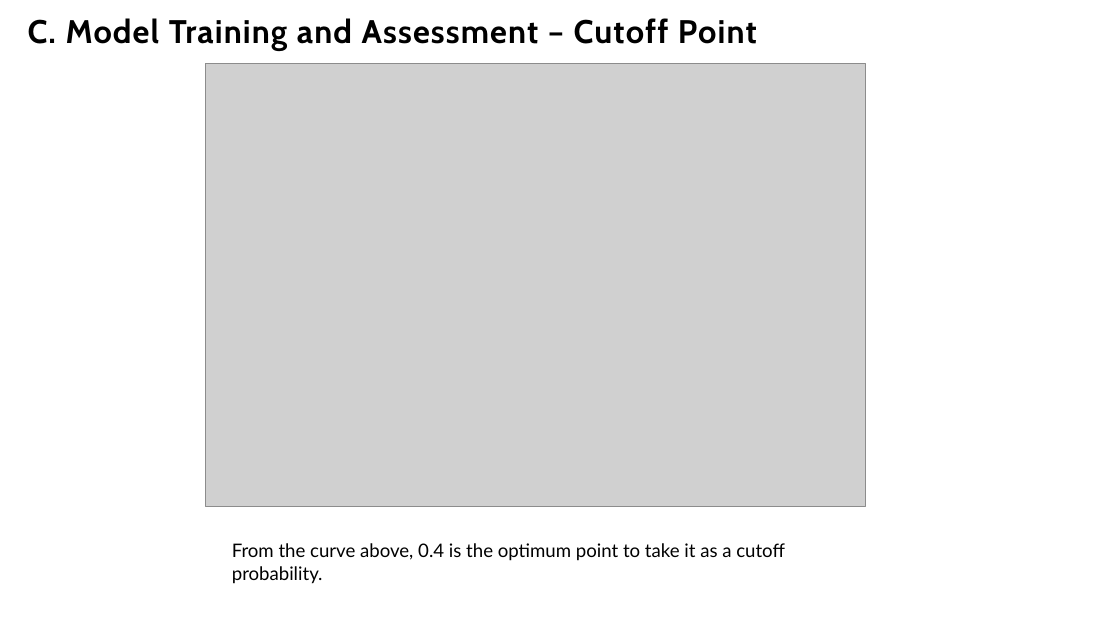
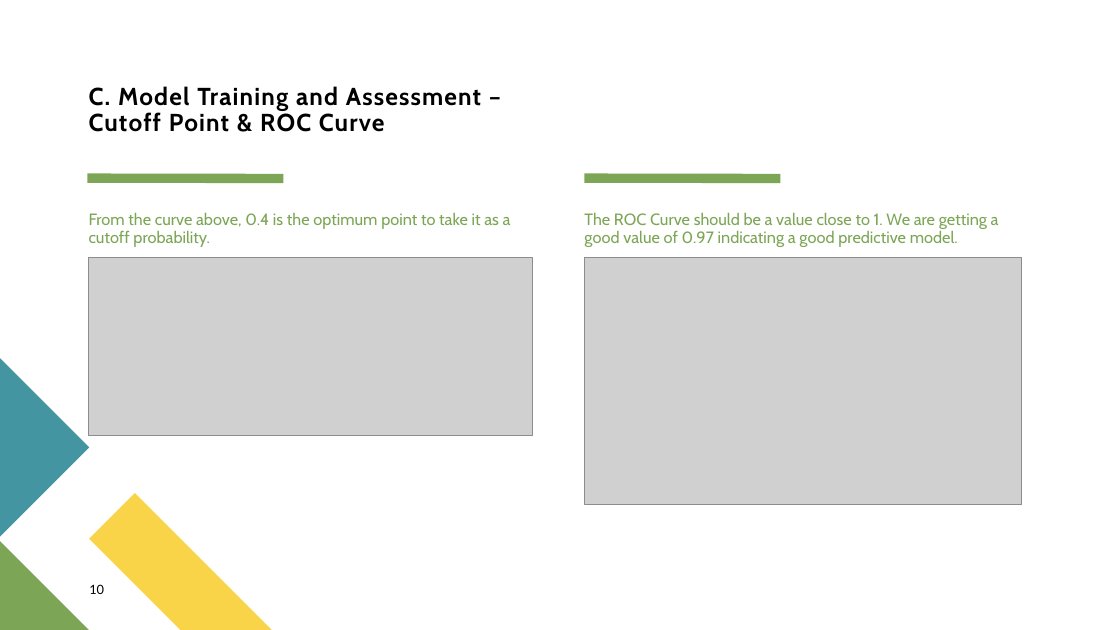
Before and after one commit to AJAnujsharma/LeadScoringCaseStudy, a slide deck: slide 10 of Lead Score Assignment.pptx (slide 9 before the commit). Drawn at 1120x630 pixels with LibreOffice and Linux fonts; fonts in the diff are those of the drawing; grey boxes stand for pictures. Boxes give left, top, right and bottom in pixels: in the first picture for what was removed or moved away, otherwise in the second. Text is boxed around its words. In the diff, an @@ line names an element or a change of style, - is before the commit and + after.

```diff
--- a/Lead Score Assignment.pptx
+++ b/Lead Score Assignment.pptx
@@ title at [89, 86, 481, 132]: text changed; size 28 to 21 pt @@
-C. Model Training and Assessment – Cutoff Point
+C. Model Training and Assessment – Cutoff Point & ROC Curve
@@ line added from (87, 178) to (284, 178), #7CA655 8 pt @@
@@ line added from (585, 178) to (781, 178), #7CA655 8 pt @@
@@ text "From the curve above, 0.4 ...": place and size @@
-text "From the curve above, 0.4 ..." at [232, 543, 785, 561]
+text "From the curve above, 0.4 ..." at [89, 212, 511, 247]
@@ text "From the curve above, 0.4 ..." at [89, 212, 511, 247]: size 16 to 14 pt, font Lato to Cabin, text colour #000000 to #7CA655; line spacing 1 to 0.9; more space between paragraphs @@
@@ text added at [584, 212, 999, 247], 14 pt, text #7CA655 @@
+The ROC Curve should be a value close to 1. We are getting a good value of 0.97 indicating a good predictive model.
@@ picture: place and size @@
-picture at [206, 64, 865, 507]
+picture at [88, 257, 532, 435]
@@ picture added at [585, 257, 1022, 504] @@
@@ freeform shape added at [0, 359, 89, 537], fill #4495A2 @@
@@ freeform shape added at [89, 493, 271, 630], fill #F9D448 @@
@@ freeform shape added at [0, 541, 89, 630], fill #7CA655 @@
@@ page number added at [89, 584, 104, 594], 11 pt, text #000000 @@
+10
```
Also in this commit, not shown: 4 other slides changed, 1 slide added, 1 slide removed.
